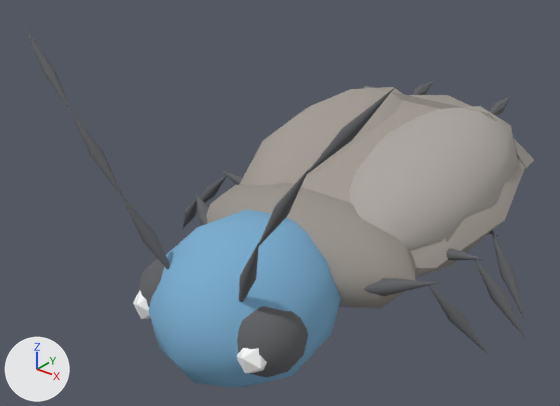
One commit to the glTF model web-forest/public/model/species/pycnoscelus-surinamensis.glb: the scene before it, then after it.
Camera for both pictures: a 50 mm lens placed at (0.429, -0.677, 0.447), pointed at (-0.047, -0.082, 0.078). Arrows for +X, +Y and +Z are at lower left; the lights stay in place. The first picture is the older version. Where no turn or scale is listed for an object, it has been applied to the vertices. Vertices at exactly the same position are counted once.

Before the edit, the objects in view are built like this:
```python
me_mesh_15 = bpy.data.meshes.new('Mesh_15')
me_mesh_15.from_pydata(...)  # 54 vertices, 100 faces; spans x -0.038..0.038, y -0.0429..0.0373, z -0.0373..0.0373
me_mesh_15.materials.append(mat_flat)
me_mesh_16 = bpy.data.meshes.new('Mesh_16')
me_mesh_16.from_pydata(...)  # 54 vertices, 100 faces; spans x -0.038..0.038, y -0.0429..0.0373, z -0.0373..0.0373
me_mesh_16.materials.append(mat_flat)
me_mesh_3 = bpy.data.meshes.new('Mesh_3')
me_mesh_3.from_pydata(...)  # an icosphere of 80 faces spanning x -0.134..0.134, y -0.068..0.068, z -0.052..0.052
me_mesh_3.materials.append(mat_flat)
me_mesh_4 = bpy.data.meshes.new('Mesh_4')
me_mesh_4.from_pydata(...)  # an icosphere of 80 faces spanning x -0.093..0.093, y -0.1..0.1, z -0.079..0.079
me_mesh_4.materials.append(mat_flat)
me_mesh_7 = bpy.data.meshes.new('Mesh_7')
me_mesh_7.from_pydata(...)  # an icosphere of 20 faces spanning x -0.0053..0.0053, y -0.0051..0.0051, z 0.0..0.1018
me_mesh_7.materials.append(mat_flat)
ob_antenna_r2 = bpy.data.objects.new('antenna-r2', me_mesh_7)
ob_antenna_r2.parent = ob_antenna_r1
ob_antenna_r2.location = (0.0, 0.0, 0.0916)
ob_antenna_r2.rotation_euler = (-0.12, -0.151, 0.0)  # degrees (-6.9, -8.7, 0)
ob_eye_l = bpy.data.objects.new('eye-l', me_mesh_15)
ob_eye_l.location = (0.0578, -0.2329, 0.0346)
ob_eye_r = bpy.data.objects.new('eye-r', me_mesh_16)
ob_eye_r.location = (-0.0578, -0.2329, 0.0346)
ob_head = bpy.data.objects.new('head', me_mesh_4)
ob_head.parent = ob_pronotum
ob_head.location = (0.0, -0.0945, -0.00372)
ob_pronotum = bpy.data.objects.new('pronotum', me_mesh_3)
ob_pronotum.parent = ob_abdomen
ob_pronotum.location = (0.0, -0.144, 0.00743)
# also in view: 'wingcase-r' at (-0.061, 0.041, 0.09); 'wingcase-l' at (0.061, 0.041, 0.09); 'leg1-l0' at (0.154, -0.04, 0.031); 'leg0-l0' at (0.142, -0.115, 0.029); 'abdomen' at (0.0, 0.04, 0.077)
```
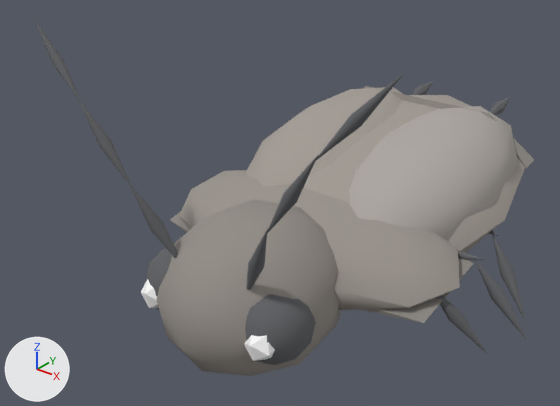
Changed parts and their boxes [x1, y1, x2, y2] in the pictures (560 x 406 px):
'head', recoloured, moved
    before: [148, 209, 341, 387]
    after: [156, 199, 341, 376]
'pronotum', reshaped, moved (45% wider, 22% taller)
    before: [206, 183, 415, 308]
    after: [170, 170, 474, 323]
'eye-l', moved
    before: [236, 306, 308, 377]
    after: [244, 294, 316, 365]
'antenna-r0', moved
    before: [120, 193, 170, 270]
    after: [128, 182, 178, 259]
'antenna-r1', moved
    before: [69, 108, 122, 195]
    after: [77, 97, 131, 184]
'antenna-l2', moved
    before: [307, 88, 394, 174]
    after: [316, 72, 405, 160]
'eye-r', moved
    before: [133, 259, 164, 320]
    after: [141, 248, 172, 311]
'antenna-r2', moved
    before: [25, 28, 72, 111]
    after: [34, 19, 80, 100]
'antenna-l1', moved
    before: [259, 169, 309, 246]
    after: [267, 154, 319, 233]
'antenna-l0', moved
    before: [239, 242, 259, 302]
    after: [247, 228, 268, 290]

The change, as a list of edits to the scene's bpy script:
```text
Change me_mesh_3:
    used by ob_pronotum; parent = ob_abdomen; location = (0.0, -0.144, 0.00743)
    remove me_mesh_3.from_pydata(...)  # 42 vertices, 80 faces; spans x -0.134..0.134, y -0.068..0.068, z -0.052..0.052
    add me_mesh_3.from_pydata(...)  # 54 vertices, 100 faces; spans x -0.174..0.174, y -0.089..0.089, z -0.04..0.04
    me_mesh_3 part 1: the whole mesh is rebuilt
Change me_mesh_4:
    where me_mesh_4.from_pydata(...)  # 42 vertices, 80 faces; spans x -0.093..0.093, y -0.1..0.1, z -0.079..0.079
    used by ob_head; parent = ob_pronotum; location = (0.0, -0.0945, -0.00372)
    me_mesh_4 part 2: 80 faces centred in x -0.083..0.083, y -0.089..0.089, z -0.07..0.07 are repainted in the vertex colours; the middle colour goes from blue #7aadd0 to grey #948e88
Change ob_pronotum:
    ob_pronotum.location: (0.0, -0.144, 0.00743) -> (0.0, -0.132, 0.0124)
Change ob_eye_l:
    ob_eye_l.location: (0.0578, -0.2329, 0.0346) -> (0.0578, -0.2221, 0.0417)
Change ob_eye_r:
    ob_eye_r.location: (-0.0578, -0.2329, 0.0346) -> (-0.0578, -0.2221, 0.0417)
```
